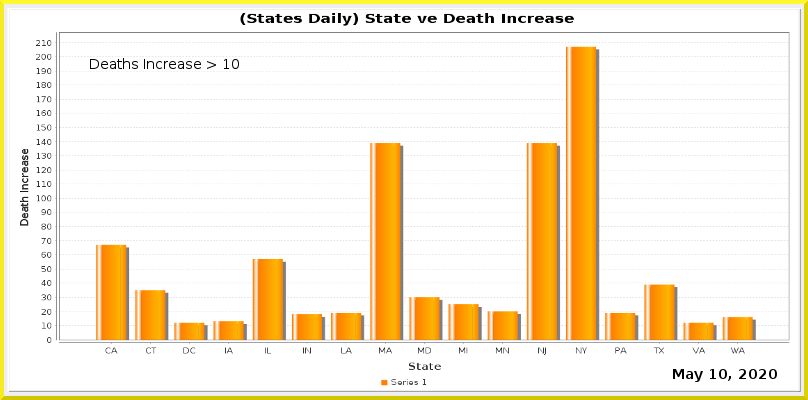
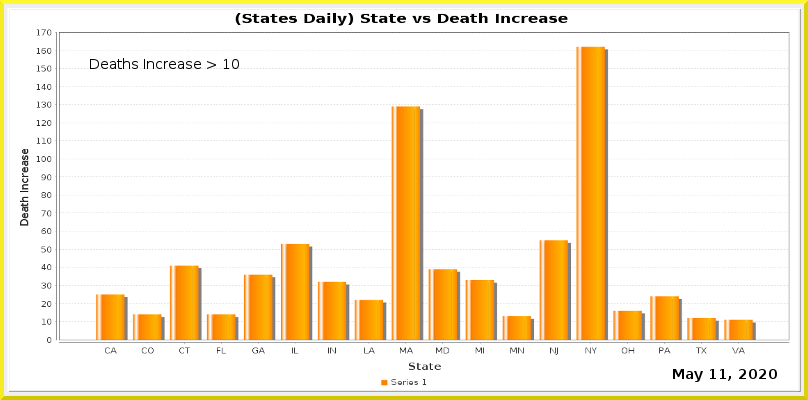
Two versions of the same layered image (808x400). Layer-by-layer changes:
painted on "Current Date" over [719, 369, 727, 379]
painted on "Date_vs_TestIncrease.png" over [36, 13, 788, 355]
